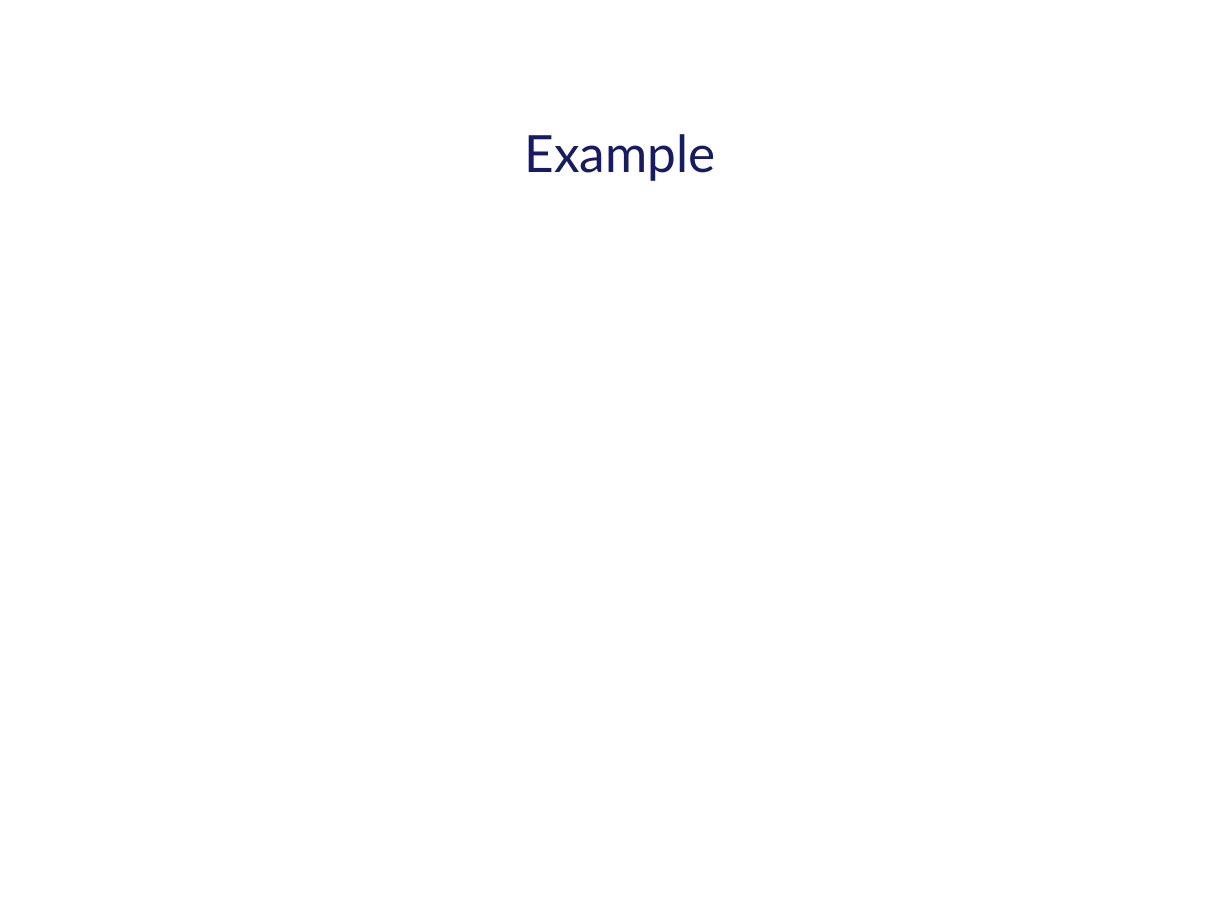
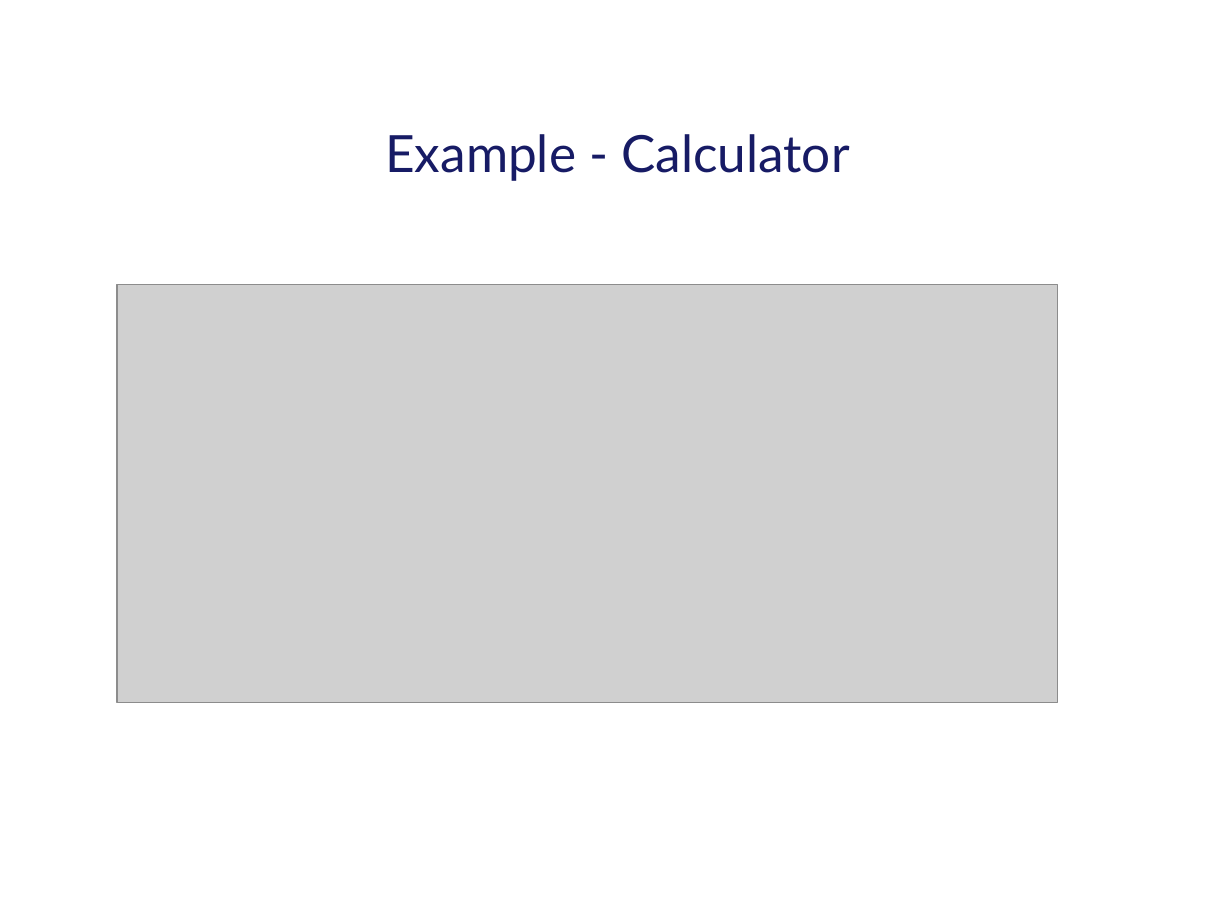
Before and after one commit to tarasiscom/Lv-273, a slide deck: slide 8 of education/Command and Visitor patterns.pptx (slide 5 before the commit). Drawn at 1232x924 pixels with LibreOffice and Linux fonts; fonts in the diff are those of the drawing; grey boxes stand for pictures; background and template pictures are left out. Boxes give left, top, right and bottom in pixels: in the first picture for what was removed or moved away, otherwise in the second. Text is boxed around its words. In the diff, an @@ line names an element or a change of style, - is before the commit and + after.

```diff
--- a/education/Command and Visitor patterns.pptx
+++ b/education/Command and Visitor patterns.pptx
@@ subtitle at [385, 134, 849, 181]: text changed @@
-Example
+Example - Calculator
@@ picture added at [117, 285, 1057, 702] @@
```
Also in this commit, not shown: 3 other slides changed, 9 slides added, 3 slides removed.
